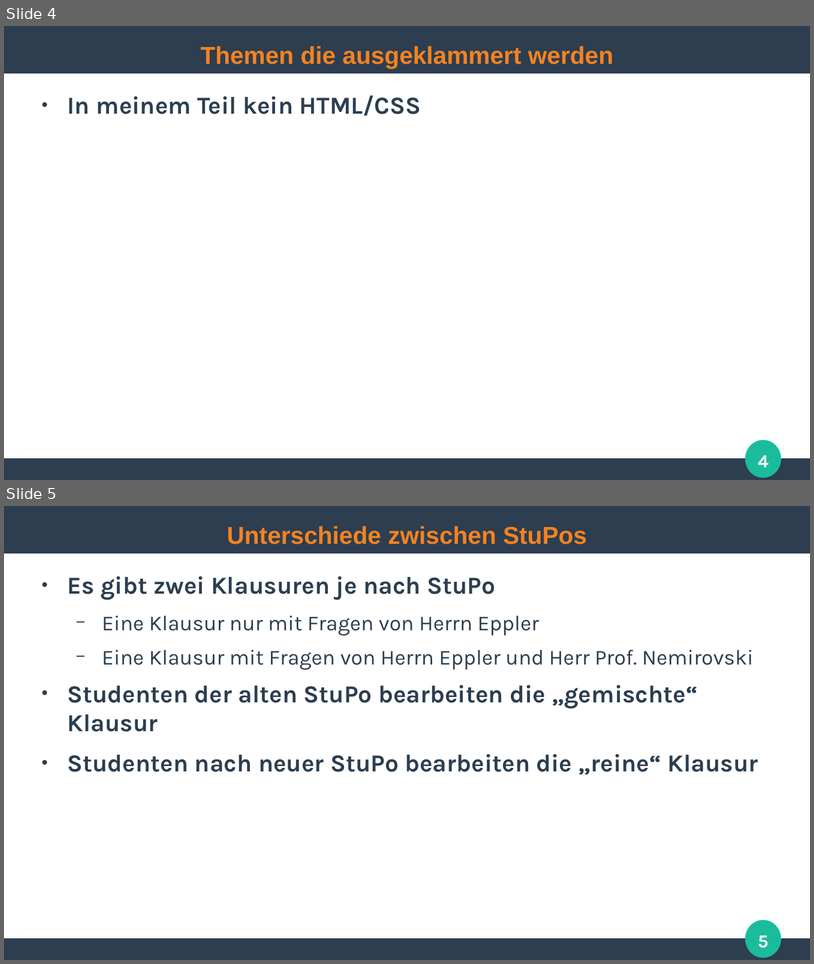
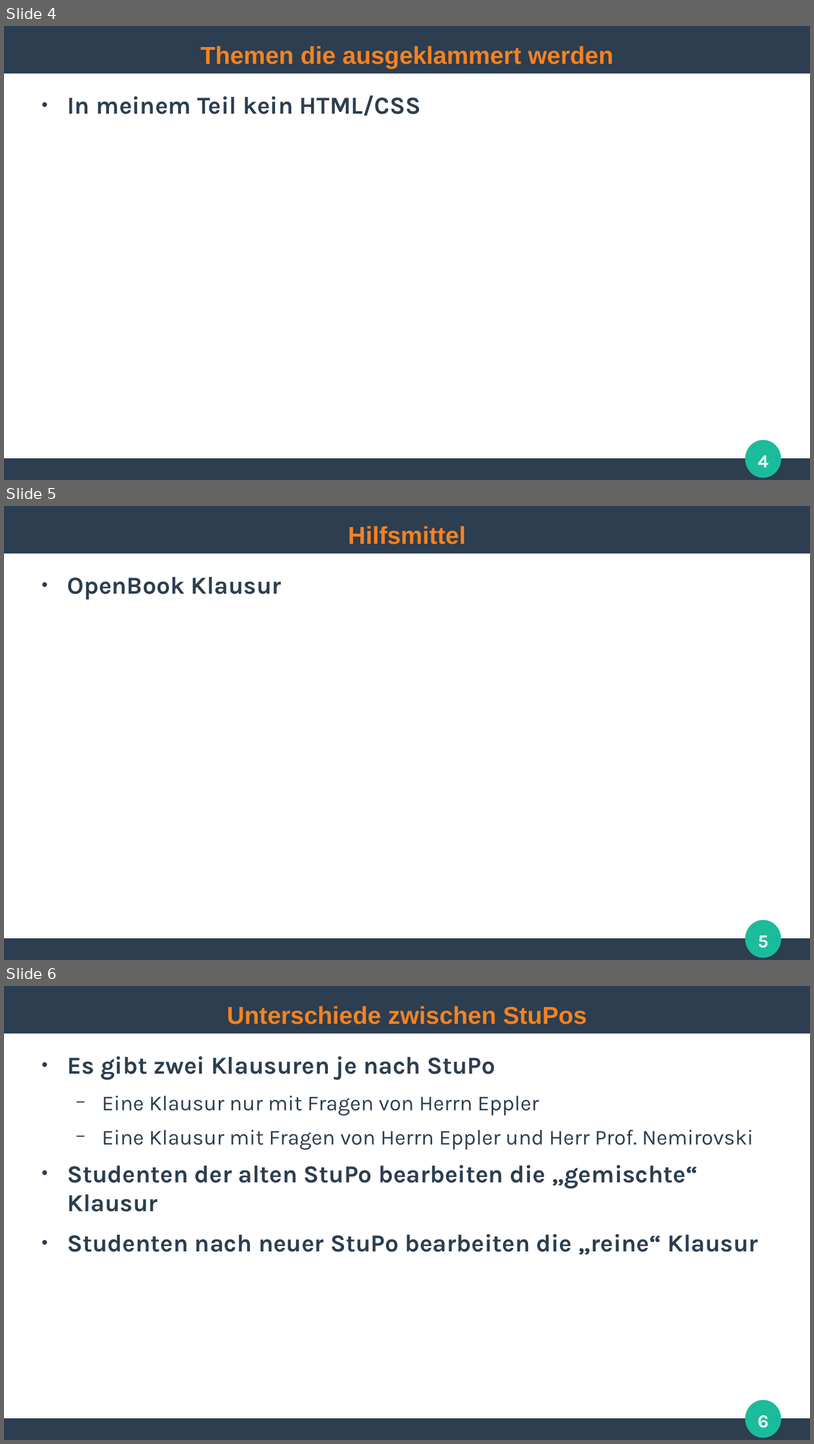
Before and after one commit to ghandmann/HS-AlbSig-WebAnwendungen2, a slide deck: Kapitel/99_Klausurvorbereitung.odp. Shown one above the other, each under a label of ours: slides 4 and 5 before the commit, slides 4, 5 and 6 after it. The pictures are 814x964 and 814x1444 pixels, drawn with LibreOffice and Linux fonts; fonts in the diff are those of the drawing. Boxes give left, top, right and bottom in pixels: in the first picture for what was removed or moved away, otherwise in the second. Text is boxed around its words. In the diff, an @@ line names an element or a change of style, - is before the commit and + after.

Commit message:
Klausurvorbereitung WS19/20

```diff
--- a/Kapitel/99_Klausurvorbereitung.odp
+++ b/Kapitel/99_Klausurvorbereitung.odp
@@ slide 5 added at (4, 506, 810, 960), background #FFFFFF; not listed: 3 template elements that a slide beside it also shows @@
@@ title added at (348, 526, 466, 544), 24 pt, text #F58220, bold @@
+Hilfsmittel
@@ text added at (68, 577, 282, 600), 24 pt, text #2C3E50, bold @@
+● OpenBook Klausur
@@ page number added at (758, 935, 769, 948), 18 pt, text #FFFFFF, bold @@
+5
@@ what was slide 5 is now slide 6 @@
@@ page number at (758, 1415, 770, 1428): text changed @@
-5
+6
```
Also in this commit, not shown: 1 slide changed.
